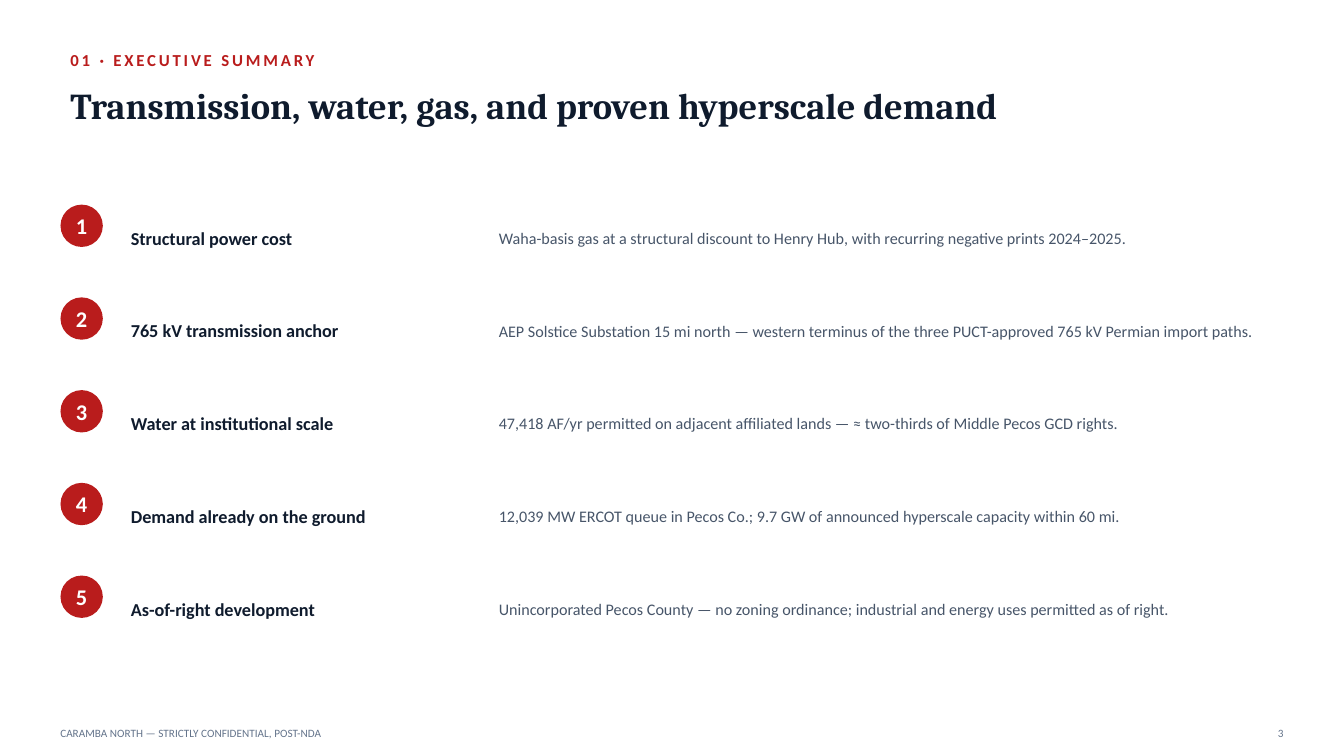
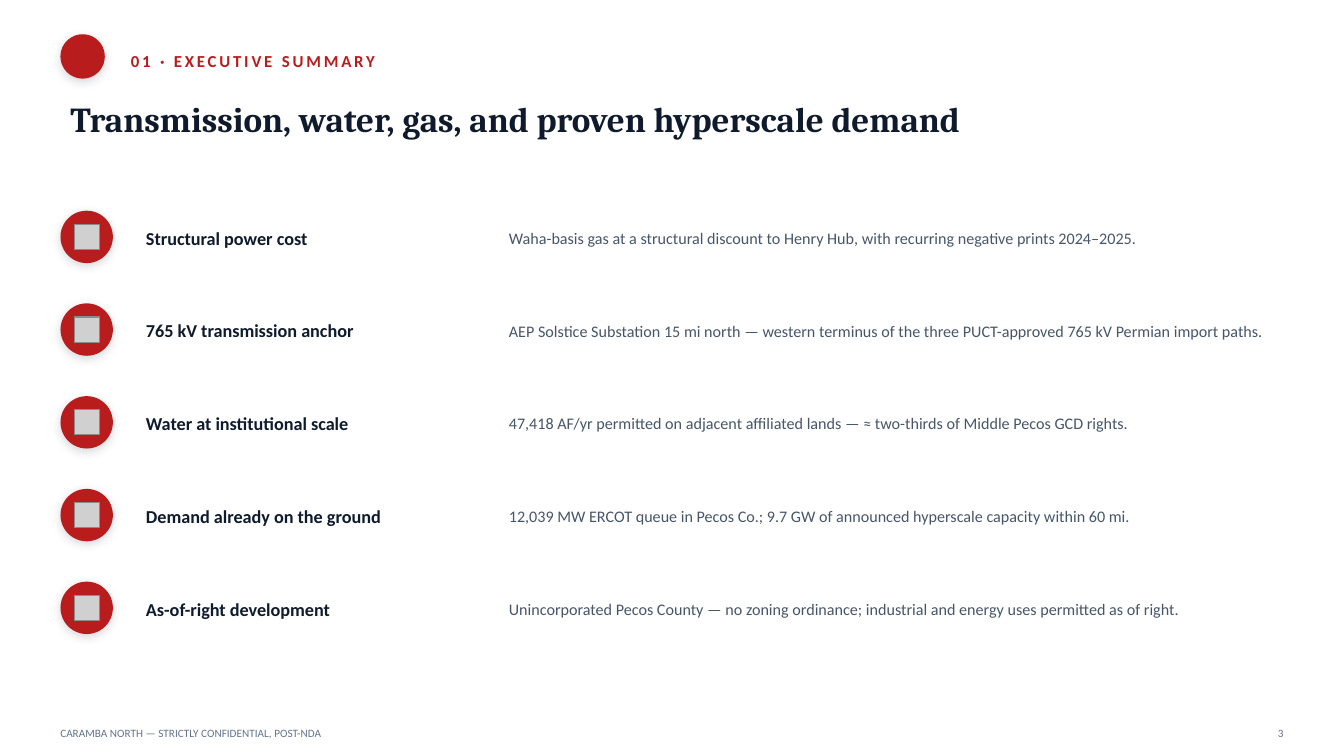
Before and after one commit to 10thMuses/lrp-tx-gis, a slide deck: slide 3 of outputs/reports/Caramba-North-OM-PostNDA.pptx. Drawn at 1344x756 pixels with LibreOffice and Linux fonts; fonts in the diff are those of the drawing; grey boxes stand for pictures; background and template pictures are left out. Boxes give left, top, right and bottom in pixels: in the first picture for what was removed or moved away, otherwise in the second. Text is boxed around its words. In the diff, an @@ line names an element or a change of style, - is before the commit and + after.

```diff
--- a/outputs/reports/Caramba-North-OM-PostNDA.pptx
+++ b/outputs/reports/Caramba-North-OM-PostNDA.pptx
@@ ellipse added at (x1=60, y1=34, x2=105, y2=79), fill #B91C1C @@
@@ text "01 · EXECUTIVE SUMMARY" moved from (x1=70, y1=55, x2=314, y2=66) to (x1=131, y1=56, x2=375, y2=67) @@
@@ text "Transmission, water, gas, and proven ..." moved from (x1=70, y1=93, x2=997, y2=127) to (x1=70, y1=107, x2=960, y2=140) @@
@@ text "Transmission, water, gas, and proven ..." at (x1=70, y1=107, x2=960, y2=140): size 26 to 25 pt @@
@@ text "Waha-basis gas at a structural ..." moved from (x1=499, y1=233, x2=1125, y2=247) to (x1=509, y1=233, x2=1135, y2=247) @@
@@ ellipse resized from (x1=60, y1=205, x2=103, y2=247) to (x1=60, y1=211, x2=113, y2=263) @@
@@ picture added at (x1=75, y1=225, x2=100, y2=250) @@
@@ text removed at (x1=76, y1=219, x2=87, y2=234) @@
-1
@@ text "AEP Solstice Substation 15 mi ..." moved from (x1=499, y1=326, x2=1252, y2=340) to (x1=509, y1=326, x2=1262, y2=340) @@
@@ ellipse resized from (x1=60, y1=297, x2=103, y2=340) to (x1=60, y1=303, x2=113, y2=356) @@
@@ picture added at (x1=75, y1=318, x2=100, y2=343) @@
@@ text removed at (x1=76, y1=312, x2=87, y2=327) @@
-2
@@ text "47,418 AF/yr permitted on adjacent ..." moved from (x1=499, y1=418, x2=1118, y2=432) to (x1=509, y1=418, x2=1128, y2=432) @@
@@ shadow on in 5 elements at (x1=60, y1=489, x2=113, y2=541), (x1=60, y1=582, x2=113, y2=634), (x1=60, y1=211, x2=113, y2=263), (x1=60, y1=303, x2=113, y2=356), (x1=60, y1=396, x2=113, y2=449) @@
@@ ellipse resized from (x1=60, y1=390, x2=103, y2=433) to (x1=60, y1=396, x2=113, y2=449) @@
@@ picture added at (x1=75, y1=410, x2=100, y2=436) @@
@@ text removed at (x1=76, y1=405, x2=87, y2=420) @@
-3
@@ text "12,039 MW ERCOT queue in ..." moved from (x1=499, y1=511, x2=1120, y2=525) to (x1=509, y1=511, x2=1130, y2=525) @@
@@ ellipse resized from (x1=60, y1=483, x2=103, y2=525) to (x1=60, y1=489, x2=113, y2=541) @@
@@ picture added at (x1=75, y1=503, x2=100, y2=528) @@
@@ text removed at (x1=76, y1=497, x2=87, y2=512) @@
-4
@@ 5 texts moved together from (x1=131, y1=232, x2=366, y2=619) to (x1=146, y1=232, x2=381, y2=619) @@
@@ text "Unincorporated Pecos County — no ..." moved from (x1=499, y1=604, x2=1169, y2=618) to (x1=509, y1=604, x2=1179, y2=618) @@
@@ ellipse resized from (x1=60, y1=576, x2=103, y2=618) to (x1=60, y1=582, x2=113, y2=634) @@
@@ picture added at (x1=75, y1=596, x2=100, y2=621) @@
@@ text removed at (x1=76, y1=590, x2=87, y2=605) @@
-5
```
Also in this commit, not shown: 11 other slides changed, 2 slides added, 8 other files.
